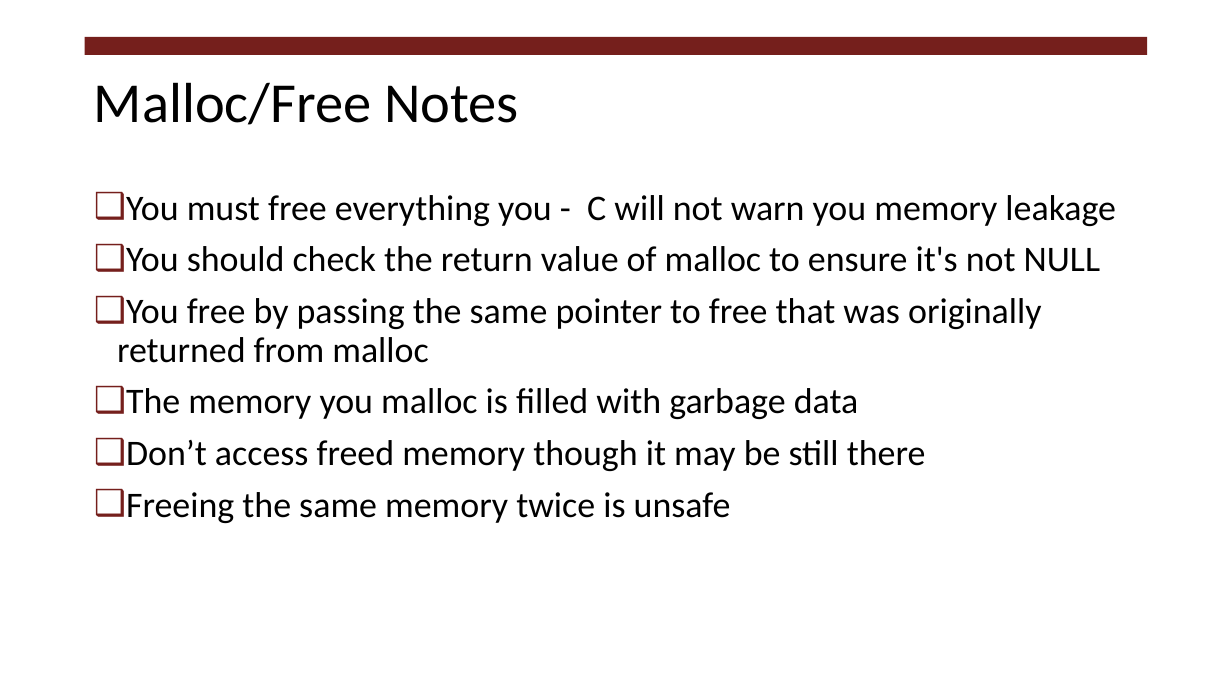
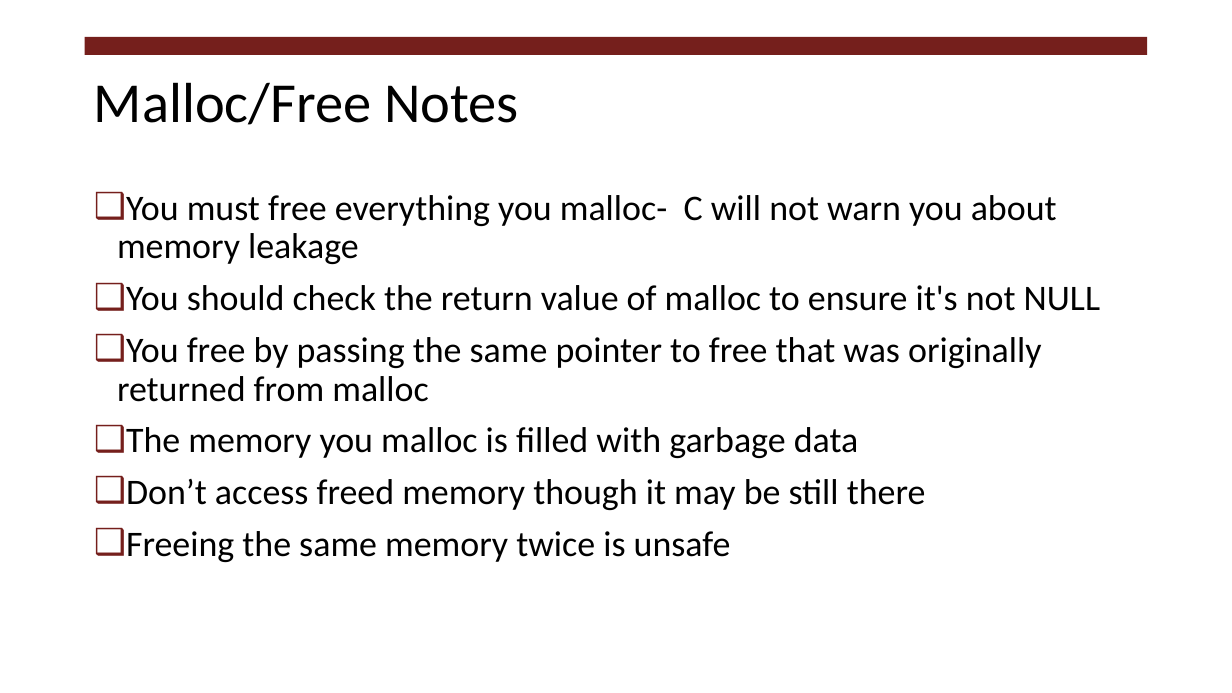
Before and after one commit to RHIT-CSSE/csse332, a slide deck: slide 11 of ClassMaterials/C_Pointers/C_KeyConcepts.pptx (slide 10 before the commit). Drawn at 1232x693 pixels with LibreOffice and Linux fonts; fonts in the diff are those of the drawing. Boxes give left, top, right and bottom in pixels: in the first picture for what was removed or moved away, otherwise in the second. Text is boxed around its words. In the diff, an @@ line names an element or a change of style, - is before the commit and + after.

```diff
--- a/ClassMaterials/C_Pointers/C_KeyConcepts.pptx
+++ b/ClassMaterials/C_Pointers/C_KeyConcepts.pptx
@@ text at bbox=[117, 195, 1057, 264]: text changed @@
-❑ You must free everything you - C will not warn you memory leakage
+❑ You must free everything you malloc- C will not warn you about memory leakage
```
Also in this commit, not shown: 6 other slides changed, 1 slide added.
